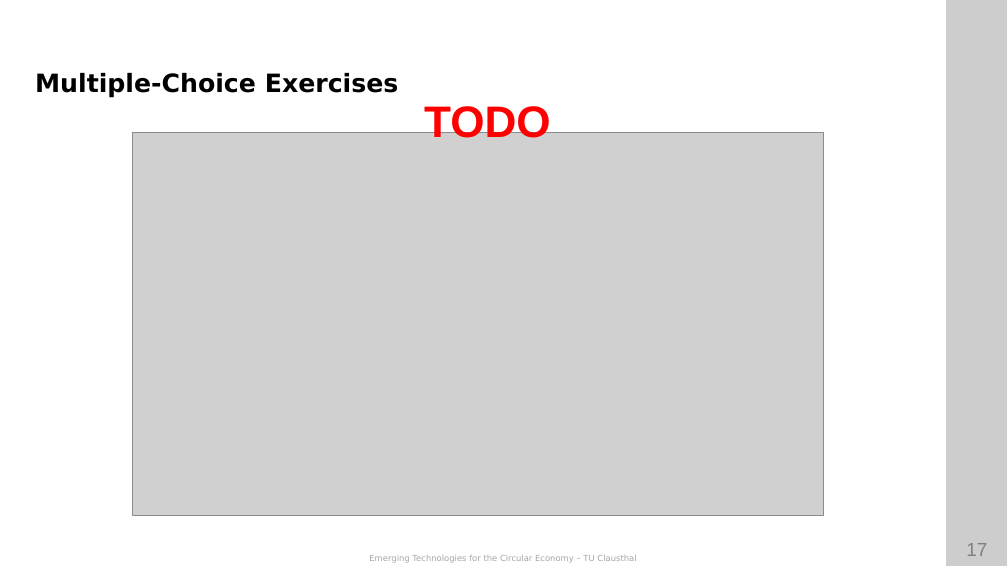
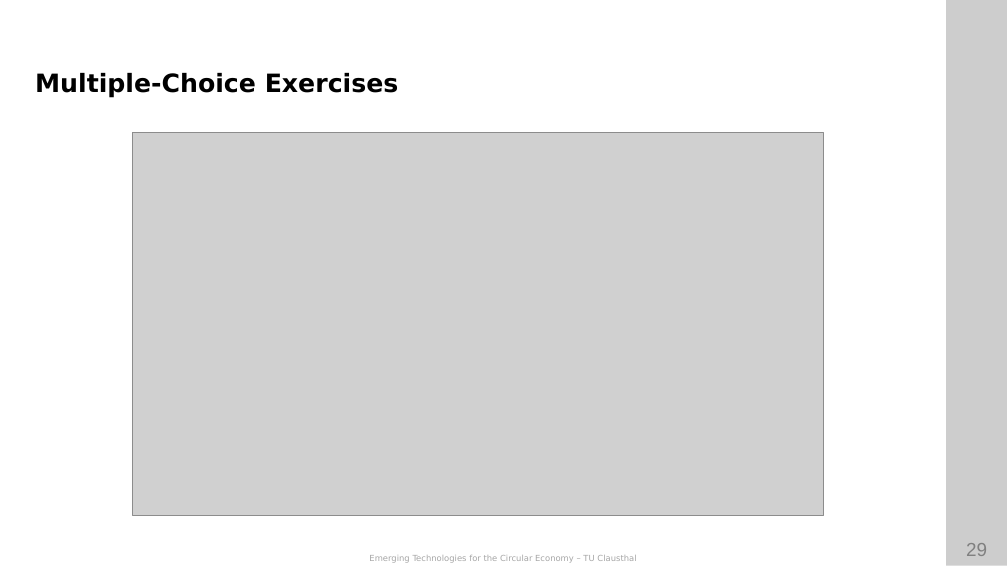
Before and after one commit to ETCE-LAB/teaching-material, a slide deck: slide 29 of Emerging-Technologies-for-the-Circular-Economy/ETCE-L00-Organization.pptx (slide 17 before the commit). Drawn at 1008x567 pixels with LibreOffice and Linux fonts; fonts in the diff are those of the drawing; grey boxes stand for pictures; background and template pictures are left out. Boxes give left, top, right and bottom in pixels: in the first picture for what was removed or moved away, otherwise in the second. Text is boxed around its words. In the diff, an @@ line names an element or a change of style, - is before the commit and + after.

```diff
--- a/Emerging-Technologies-for-the-Circular-Economy/ETCE-L00-Organization.pptx
+++ b/Emerging-Technologies-for-the-Circular-Economy/ETCE-L00-Organization.pptx
@@ text removed at (x1=424, y1=101, x2=551, y2=145) @@
-TODO
@@ page number at (x1=966, y1=543, x2=987, y2=556): text changed @@
-17
+29
```
Also in this commit, not shown: 7 other slides changed, 12 slides added, 2 other files.
